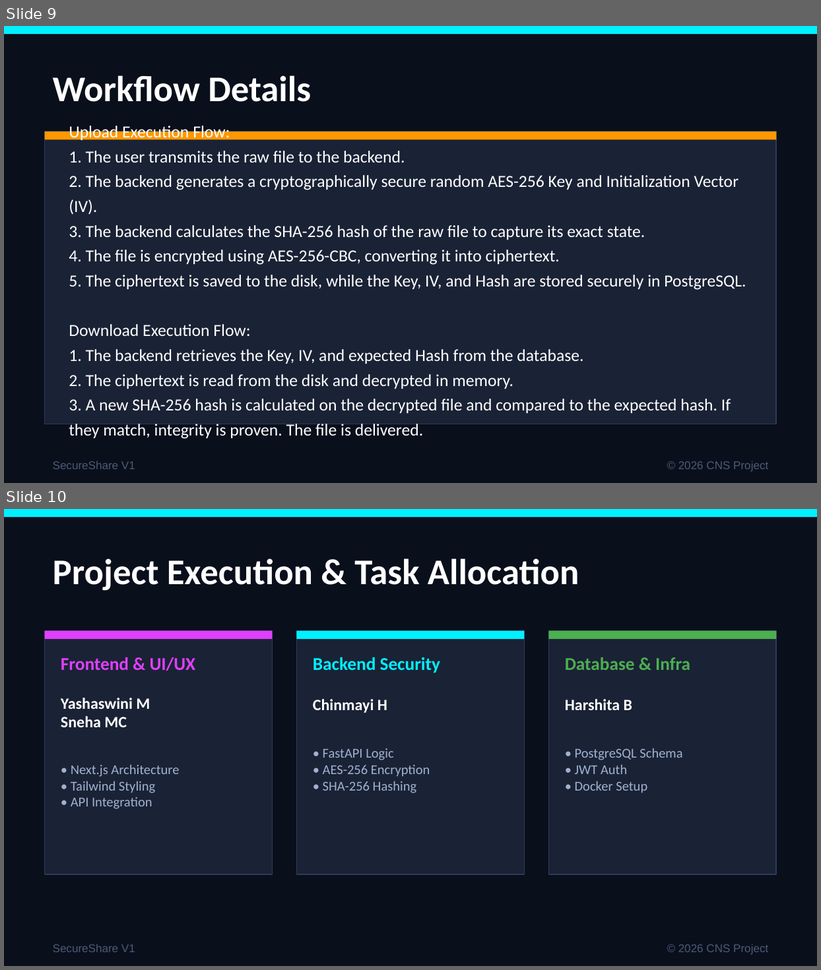
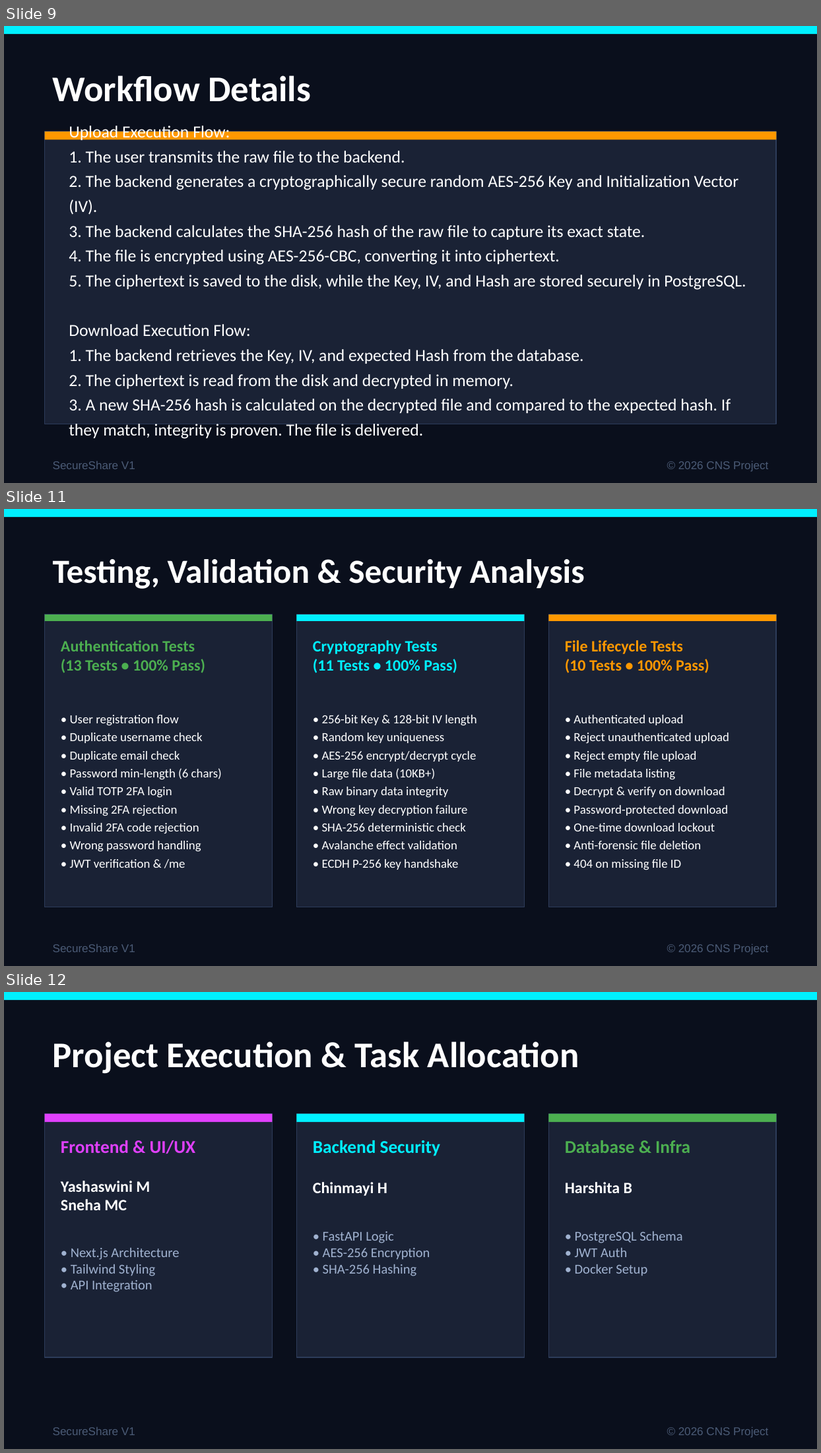
Before and after one commit to Yashaswini2114sm/secureshare, a slide deck: docs/SecureShare_Review_1_Presentation.pptx. Shown one above the other, each under a label of ours: slides 9 and 10 before the commit, slides 9, 11 and 12 after it; the slides between them are not shown. The pictures are 821x970 and 821x1453 pixels, drawn with LibreOffice and Linux fonts; fonts in the diff are those of the drawing. Boxes give left, top, right and bottom in pixels: in the first picture for what was removed or moved away, otherwise in the second. Text is boxed around its words. In the diff, an @@ line names an element or a change of style, - is before the commit and + after.

Commit message:
feat: implement Access Request and Owner Approval system, security enhancements, and tests

```diff
--- a/docs/SecureShare_Review_1_Presentation.pptx
+++ b/docs/SecureShare_Review_1_Presentation.pptx
@@ slide 11 added at (4,509,817,966), background #0A0F1C; not listed: 3 template elements that a slide beside it also shows @@
@@ text added at (53,559,585,589), 30 pt, text #FFFFFF, bold @@
+Testing, Validation & Security Analysis
@@ rectangle added at (45,615,273,908), fill #1A2235, outline #2D3C5A 1 pt @@
@@ rectangle added at (45,615,273,621), fill #4CAF50 @@
@@ rectangle added at (297,615,524,908), fill #1A2235, outline #2D3C5A 1 pt @@
@@ rectangle added at (297,615,524,621), fill #00F0FF @@
@@ rectangle added at (548,615,776,908), fill #1A2235, outline #2D3C5A 1 pt @@
@@ rectangle added at (548,615,776,621), fill #FF9800 @@
@@ text added at (61,640,205,673), 14 pt, text #4CAF50, bold @@
+Authentication Tests
+(13 Tests • 100% Pass)
@@ text added at (313,640,457,673), 14 pt, text #00F0FF, bold @@
+Cryptography Tests
+(11 Tests • 100% Pass)
@@ text added at (565,640,710,673), 14 pt, text #FF9800, bold @@
+File Lifecycle Tests
+(10 Tests • 100% Pass)
@@ text added at (70,715,222,869), 11 pt, text #FFFFFF @@
+• User registration flow
+• Duplicate username check
+• Duplicate email check
+• Password min-length (6 chars)
+• Valid TOTP 2FA login
+• Missing 2FA rejection
+• Invalid 2FA code rejection
+• Wrong password handling
+• JWT verification & /me
@@ text added at (322,715,477,870), 11 pt, text #FFFFFF @@
+• 256-bit Key & 128-bit IV length
+• Random key uniqueness
+• AES-256 encrypt/decrypt cycle
+• Large file data (10KB+)
+• Raw binary data integrity
+• Wrong key decryption failure
+• SHA-256 deterministic check
+• Avalanche effect validation
+• ECDH P-256 key handshake
@@ text added at (574,715,729,870), 11 pt, text #FFFFFF @@
+• Authenticated upload
+• Reject unauthenticated upload
+• Reject empty file upload
+• File metadata listing
+• Decrypt & verify on download
+• Password-protected download
+• One-time download lockout
+• Anti-forensic file deletion
+• 404 on missing file ID
@@ what was slide 10 is now slide 12 @@
```
Also in this commit, not shown: 1 other slide added, 15 other files.
